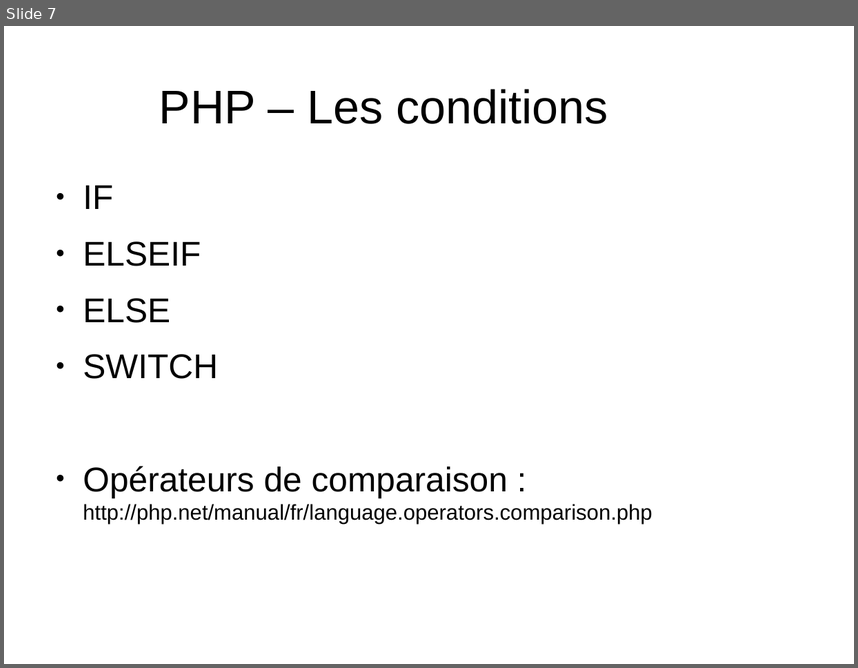
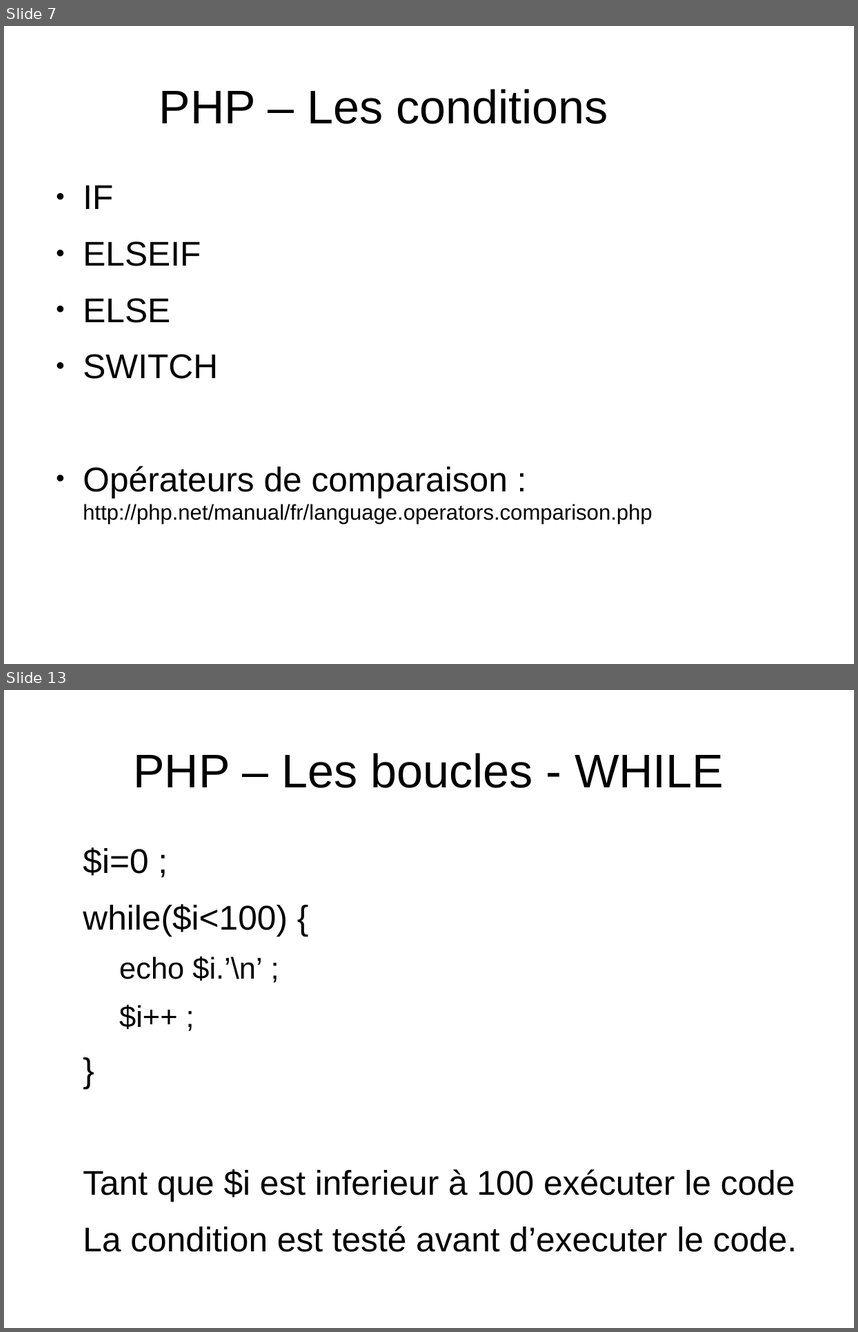
Before and after one commit to NicoM88/formation, a slide deck: PHP/formation.odp. Shown one above the other, each under a label of ours: slide 7 before the commit, slides 7 and 13 after it; the slides between them are not shown. The pictures are 858x668 and 858x1332 pixels, drawn with LibreOffice and Linux fonts; fonts in the diff are those of the drawing. Boxes give left, top, right and bottom in pixels: in the first picture for what was removed or moved away, otherwise in the second. Text is boxed around its words. In the diff, an @@ line names an element or a change of style, - is before the commit and + after.

Commit message:
boucles

```diff
--- a/PHP/formation.odp
+++ b/PHP/formation.odp
@@ slide 13 added at [4,690,854,1328], background #FFFFFF @@
@@ title added at [133,753,724,788], 44 pt, text #000000 @@
+PHP – Les boucles - WHILE
@@ text added at [83,847,797,1252], 32 pt, text #000000 @@
+$i=0 ;
+while($i<100) {
+  echo $i.’\n’ ;
+  $i++ ;
+}
+Tant que $i est inferieur à 100 exécuter le code
+La condition est testé avant d’executer le code.
```
Also in this commit, not shown: 1 slide changed, 5 other slides added, 5 other files.
